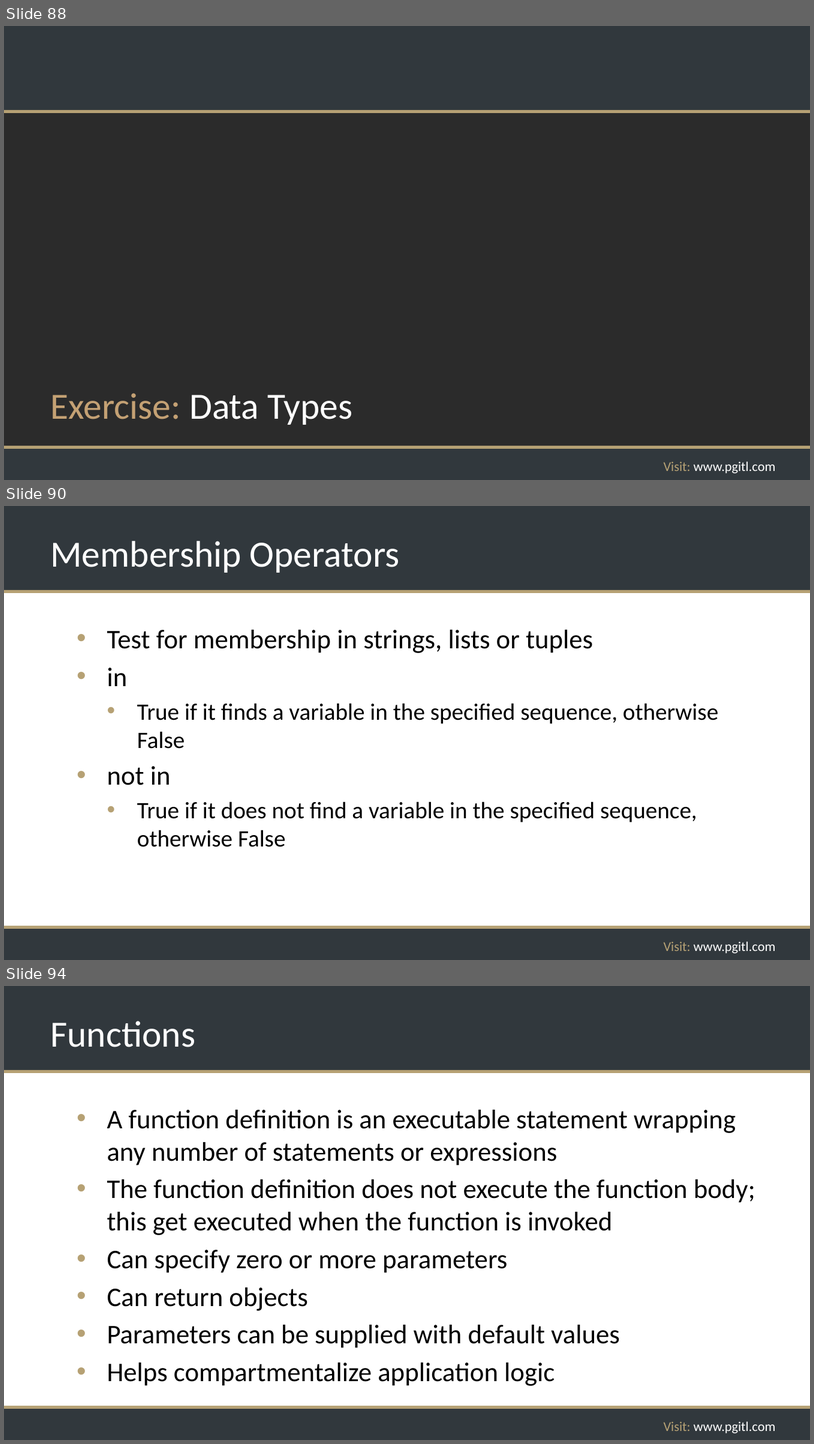
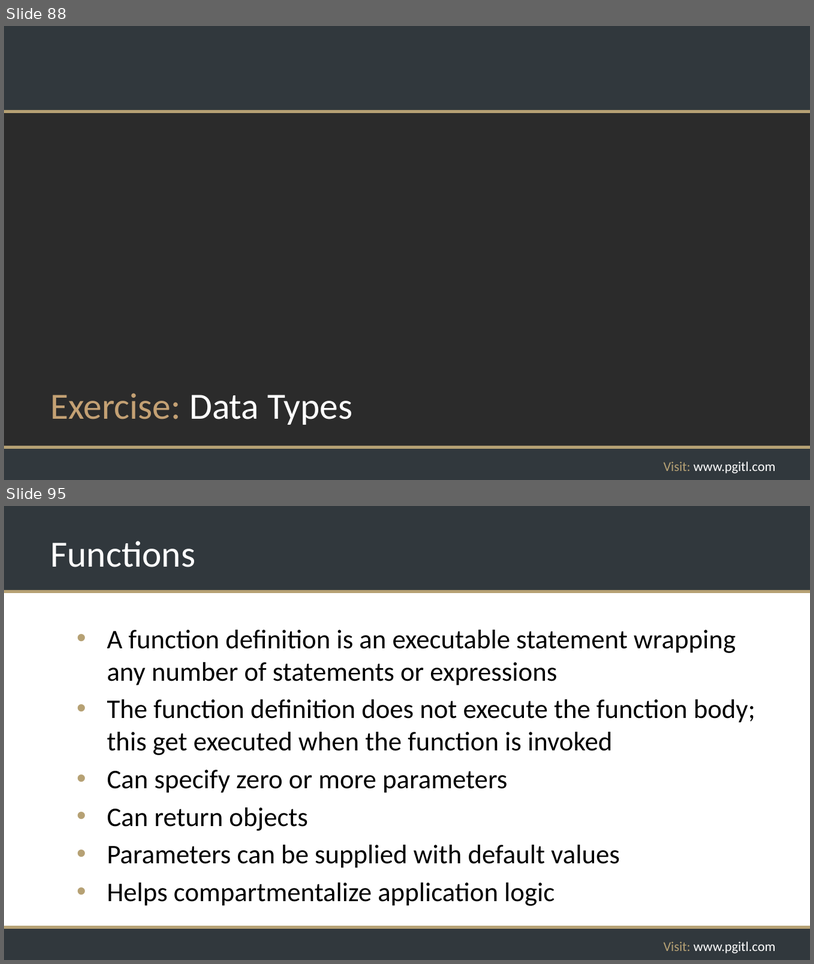
Before and after one commit to rikkouri/project-a, a slide deck: Programming Foundations.pptx. Shown one above the other, each under a label of ours: slides 88, 90 and 94 before the commit, slides 88 and 95 after it; the slides between them are not shown. The pictures are 814x1444 and 814x964 pixels, drawn with LibreOffice and Linux fonts; fonts in the diff are those of the drawing; background and template pictures are left out; a plain dark background stands for a picture behind light text. Boxes give left, top, right and bottom in pixels: in the first picture for what was removed or moved away, otherwise in the second. Text is boxed around its words. In the diff, an @@ line names an element or a change of style, - is before the commit and + after.

Commit message:
Improved membership ops slides and added exercise

```diff
--- a/Programming Foundations.pptx
+++ b/Programming Foundations.pptx
@@ slide 90 removed at (4, 506, 810, 960), background #FFFFFF; not listed: 5 template elements that a slide beside it also shows @@
@@ title removed at (50, 541, 400, 573) @@
-Membership Operators
@@ text removed at (107, 630, 719, 847) @@
-• Test for membership in strings, lists or tuples
-• in
-  • True if it finds a variable in the specified sequence, otherwise False
-• not in
-  • True if it does not find a variable in the specified sequence, otherwise False
@@ what was slide 94 is now slide 95 @@
```
Also in this commit, not shown: 3 slides changed, 3 slides added, 1 other slide removed.
